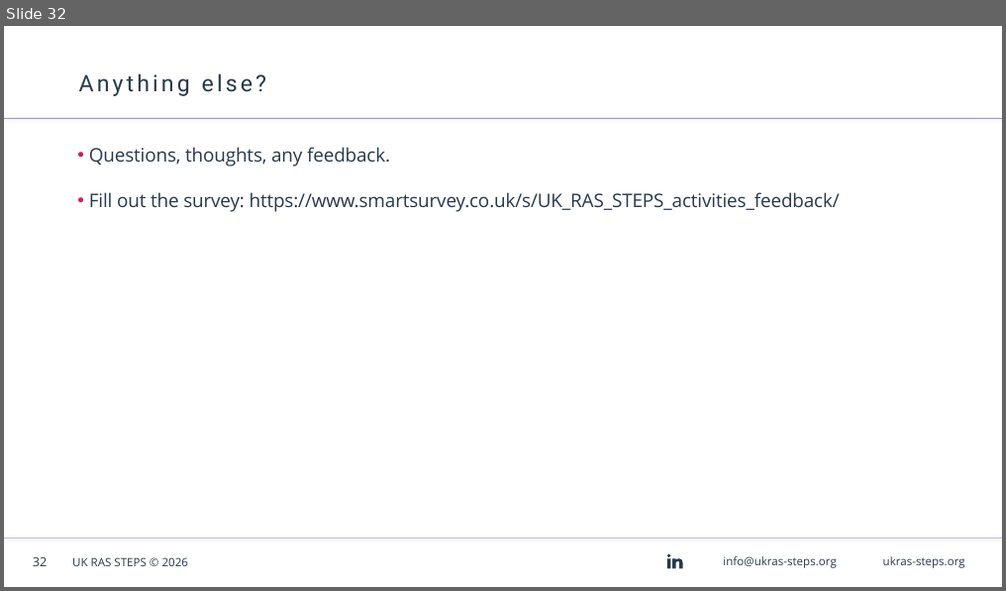
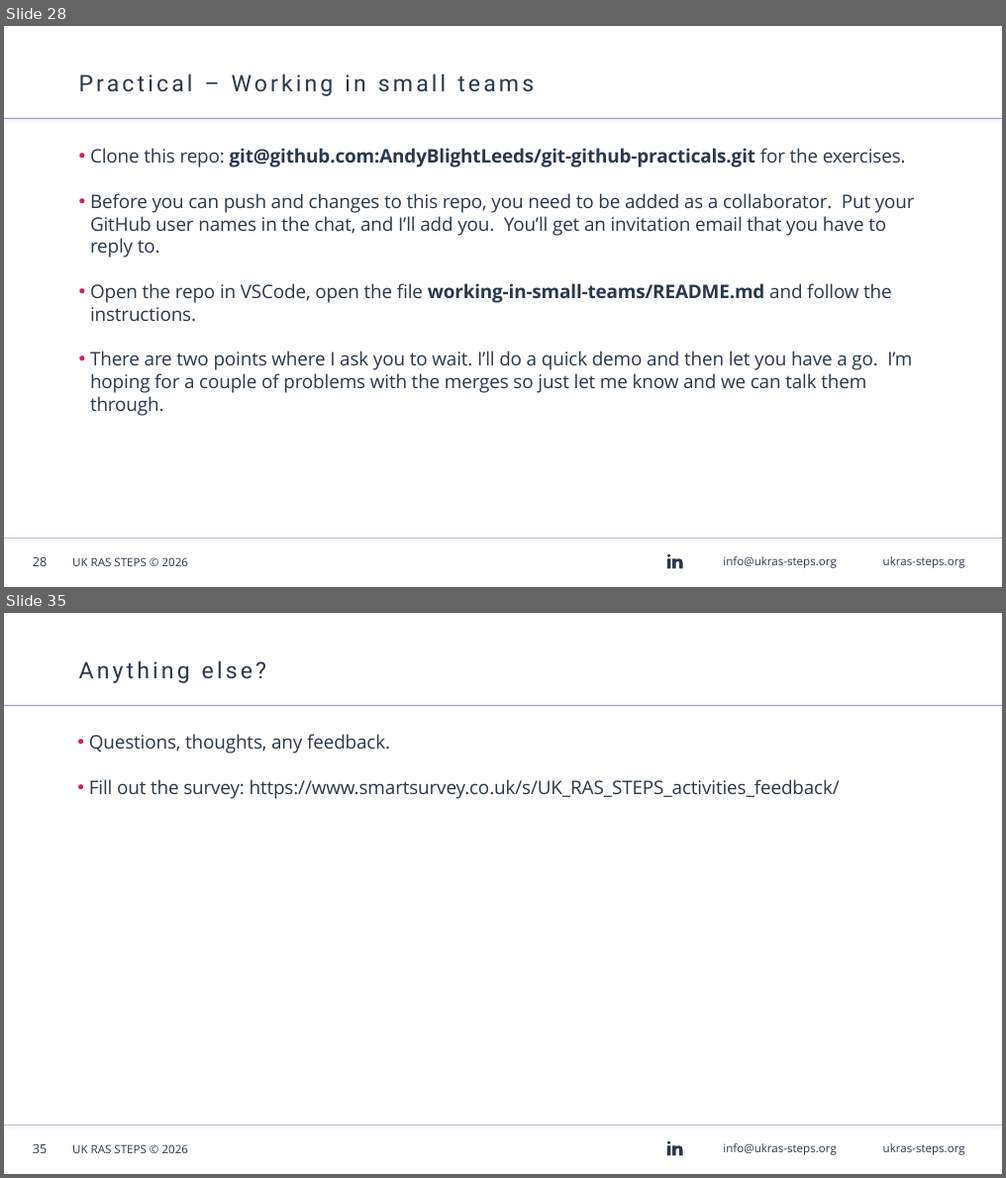
Before and after one commit to AndyBlightLeeds/git-github-workshop, a slide deck: presentation/Git & GitHub Workshop - Linux.odp. Shown one above the other, each under a label of ours: slide 32 before the commit, slides 28 and 35 after it; the slides between them are not shown. The pictures are 1006x591 and 1006x1178 pixels, drawn with LibreOffice and Linux fonts; fonts in the diff are those of the drawing; background and template pictures are left out. Boxes give left, top, right and bottom in pixels: in the first picture for what was removed or moved away, otherwise in the second. Text is boxed around its words. In the diff, an @@ line names an element or a change of style, - is before the commit and + after.

```diff
--- a/presentation/Git & GitHub Workshop - Linux.odp
+++ b/presentation/Git & GitHub Workshop - Linux.odp
@@ slide 28 added at (4, 26, 1002, 587), background #FFFFFF; not listed: 7 template elements that a slide beside it also shows @@
@@ title added at (79, 74, 534, 96), 22 pt, text #28384E @@
+Practical – Working in small teams
@@ text added at (90, 148, 915, 416), 18 pt, text #28384E @@
+• Clone this repo: git@github.com:AndyBlightLeeds/git-github-practicals.git for the exercises.
+• Before you can push and changes to this repo, you need to be added as a collaborator. Put your GitHub user names in the chat, and I’ll add you. You’ll get an invitation email that you have to reply to.
+• Open the repo in VSCode, open the file working-in-small-teams/README.md and follow the instructions.
+• There are two points where I ask you to wait. I’ll do a quick demo and then let you have a go. I’m hoping for a couple of problems with the merges so just let me know and we can talk them through.
@@ what was slide 32 is now slide 35 @@
@@ page number at (33, 1145, 47, 1154): text changed @@
-32
+35
```
Also in this commit, not shown: 6 slides changed, 8 other slides added, 6 slides removed, 1 other file.
